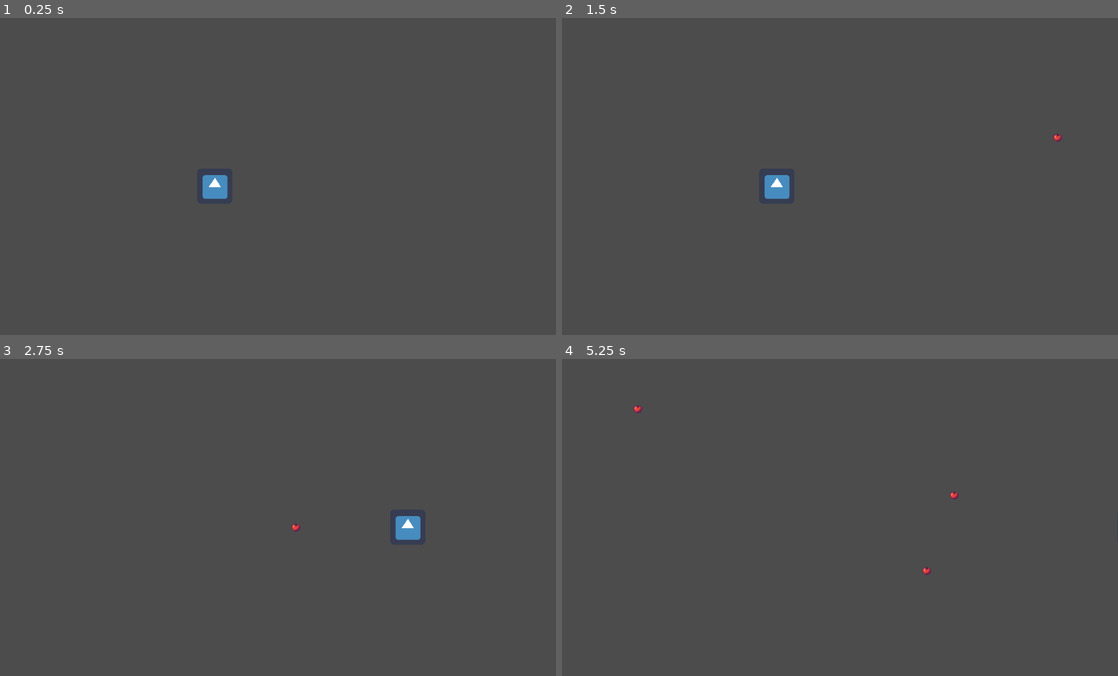
Above: before the commit, frames 1-4 (two rows, left to right).
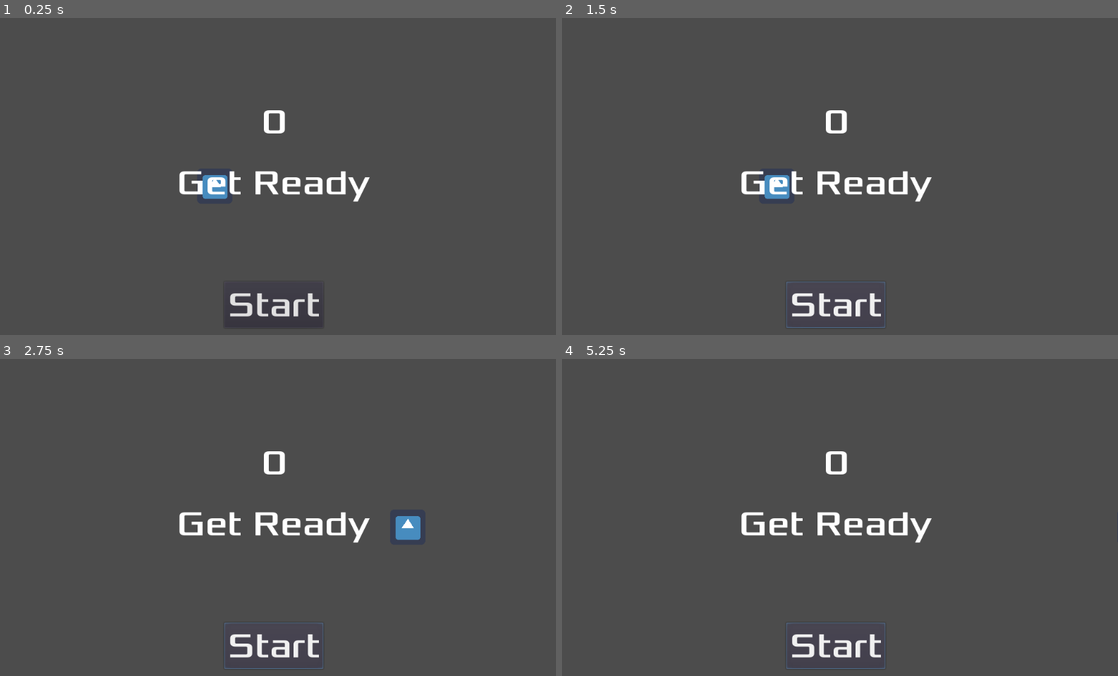
Above: after the commit, the same moments.

Repository: ColinKYuen/BQ-Game-Jam
Game: Godot game, scene res://Scenes/Main.tscn
Same seed, same stepped clock (60 frames per second), same inputs: the game is played once before the commit and once after it. The engine's default icon, where the game draws it, is replaced by a stand-in: a white triangle on a blue panel in a dark square.
Inputs (mouse positions are in pixels of both pictures, inside the frame that each line leads up to):
- Up to frame 1 (0.25 s): no input
- Up to frame 2 (1.5 s): click (834, 303) at 0.5 s, where only the run after the commit has a clickable "Start"; click (834, 303) at 1.25 s, where only the run after the commit has a clickable "Start"
- Up to frame 3 (2.75 s): tap Enter at 2 s; hold D (move_right) from 2.03 s (still down)
- Up to frame 4 (5.25 s): release D (move_right) at 2.78 s; hold Left (move_left) 2.78-3.53 s; hold D (move_right) 3.53-5.03 s; hold Left (move_left) from 5.03 s (still down)

The runs differ from the first frame. In frame 1, 1.8% of the frame differs, in the area x 32-67%, y 29-95%; in frame 2, 2.0%; in frame 3, 2.0%; in frame 4, 2.1%, in the area x 12-72%, y 14-98%.

Commit message:
start button

Diff:
--- a/Scenes/HUD.gd
+++ b/HUD.gd
@@ -6,12 +6,22 @@
 # var a = 2
 # var b = "text"
 
-
 # Called when the node enters the scene tree for the first time.
 func _ready():
 	pass # Replace with function body.
 
-
 # Called every frame. 'delta' is the elapsed time since the previous frame.
 #func _process(delta):
 #	pass
+
+func show_message(text):
+	$Message.text = text
+	$Message.show()
+	$MessageTimer.start()
+
+func _on_StartButton_pressed():
+	$StartButton.hide()
+	emit_signal("start_game")
+
+func _on_MessageTimer_timeout():
+	$Message.hide()
--- a/Scenes/HUD.tscn
+++ b/Scenes/HUD.tscn
@@ -1,13 +1,13 @@
 [gd_scene load_steps=4 format=2]
 
 [ext_resource path="res://fonts/Xolonium-Regular.ttf" type="DynamicFontData" id=1]
-[ext_resource path="res://Scenes/HUD.gd" type="Script" id=2]
+[ext_resource path="res://HUD.gd" type="Script" id=2]
 
 [sub_resource type="DynamicFont" id=1]
 size = 64
 font_data = ExtResource( 1 )
 
-[node name="CanvasLayer" type="CanvasLayer"]
+[node name="HUD" type="CanvasLayer"]
 script = ExtResource( 2 )
 
 [node name="StartButton" type="Button" parent="."]
@@ -43,3 +43,7 @@
 text = "Collect Good Fruits, Dodge Bad Fruits"
 align = 1
 autowrap = true
+
+[node name="MessageTimer" type="Timer" parent="."]
+wait_time = 2.0
+one_shot = true
--- a/Scenes/Main.tscn
+++ b/Scenes/Main.tscn
@@ -1,10 +1,15 @@
-[gd_scene load_steps=3 format=2]
+[gd_scene load_steps=4 format=2]
 
 [ext_resource path="res://Scenes/Player.tscn" type="PackedScene" id=1]
 [ext_resource path="res://Scripts/Main.gd" type="Script" id=2]
+[ext_resource path="res://Scenes/HUD.tscn" type="PackedScene" id=3]
 
 [node name="Node2D" type="Node2D"]
 script = ExtResource( 2 )
 
 [node name="Player" parent="." instance=ExtResource( 1 )]
 position = Vector2( 405, 306 )
+
+[node name="HUD" parent="." instance=ExtResource( 3 )]
+
+[connection signal="start_game" from="HUD" to="." method="new_game"]
--- a/Scripts/Main.gd
+++ b/Scripts/Main.gd
@@ -4,16 +4,25 @@
 var rng = RandomNumberGenerator.new()
 var window_width = OS.get_window_size().x
 var timer = 0
+var score
+
+func _ready():
+	new_game()
+
+func new_game():
+	$HUD.show_message("Get Ready")
+
+	rng.randomize()
+	spawn(rng.randf_range(64, window_width - 64), rng.randf_range(100, 500))
 
 func _process(delta):
-	timer += delta
-	if timer > 1:
-		rng.randomize()
-		timer = 0
-		spawn(rng.randf_range(64, window_width - 64), rng.randf_range(100, 500))
+	pass
 
 func spawn(location: float, speed: float):
 	var fruit = obj_fruit.instance()
 	fruit.velocity = Vector2(0, speed)
 	fruit.position = self.position + Vector2(location, 0)
 	get_parent().add_child(fruit)
+
+func game_over():
+	$HUD.show_game_over()
--- a/Scripts/Player.gd
+++ b/Scripts/Player.gd
@@ -1,6 +1,7 @@
 extends KinematicBody2D
 
 var speed : int = 500
+var lives : int = 3
 
 func _physics_process(delta):
 	if Input.is_action_pressed("move_left"):
Not shown, added: art/Fruit+.png.import
